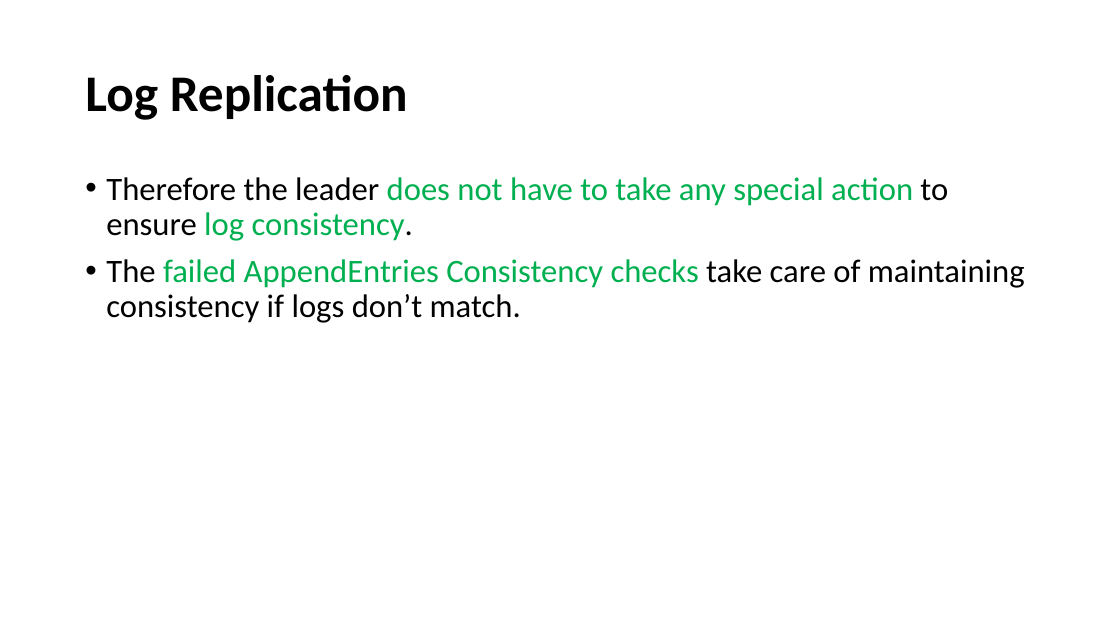
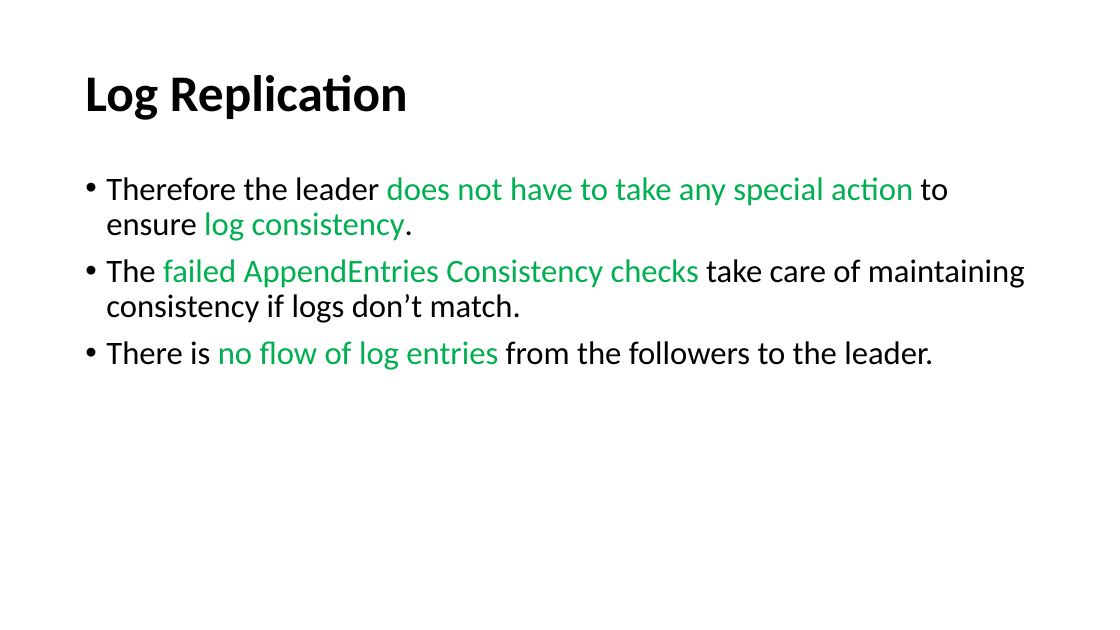
Before and after one commit to paulsaswata/public, a slide deck: slide 14 of The Raft Consensus Algorithm.pptx. Drawn at 1120x630 pixels with LibreOffice and Linux fonts; fonts in the diff are those of the drawing. Boxes give left, top, right and bottom in pixels: in the first picture for what was removed or moved away, otherwise in the second. Text is boxed around its words. In the diff, an @@ line names an element or a change of style, - is before the commit and + after.

```diff
--- a/The Raft Consensus Algorithm.pptx
+++ b/The Raft Consensus Algorithm.pptx
@@ text at (106,341,933,370): paragraph added @@
+• There is no flow of log entries from the followers to the leader.
```
Also in this commit, not shown: 9 other slides changed.
